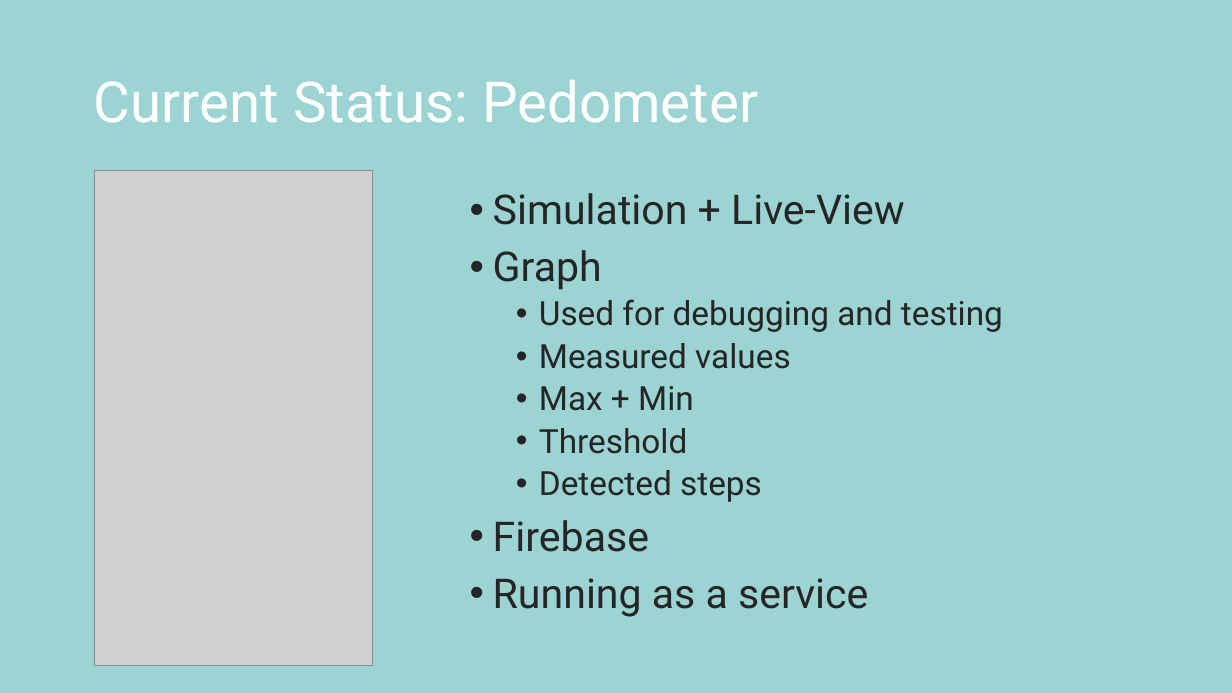
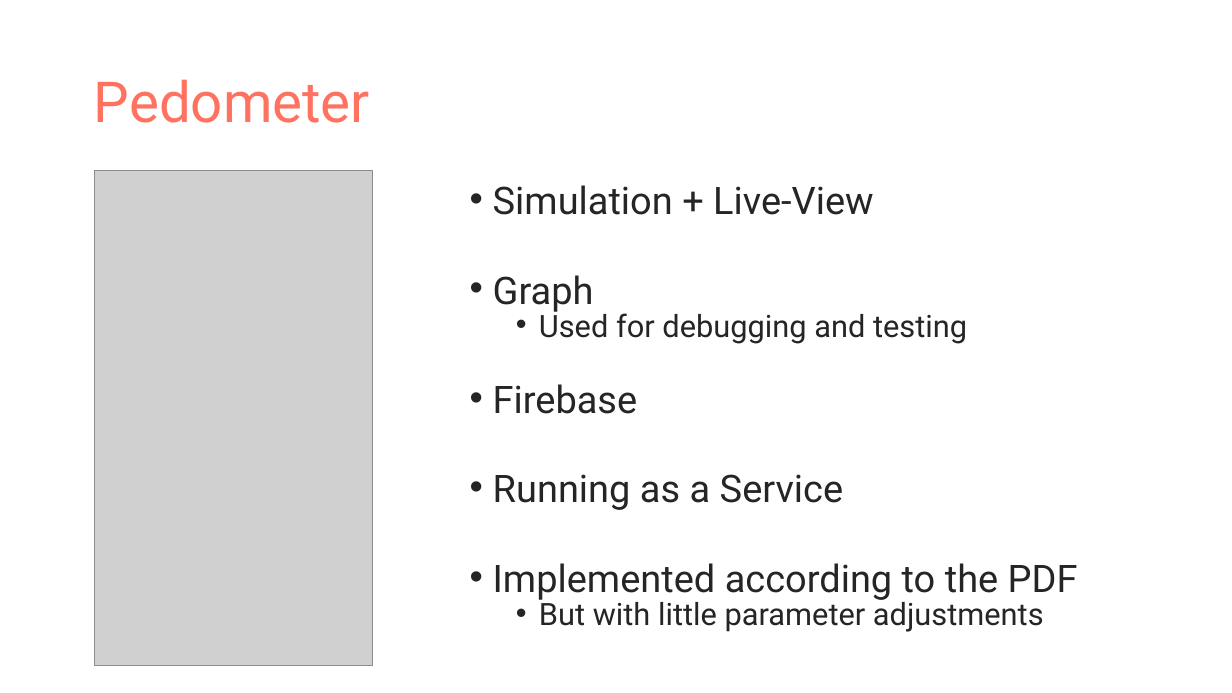
Before and after one commit to EvaJobst/MobileSports, a slide deck: slide 10 of Mountaineer.pptx (slide 12 before the commit). Drawn at 1232x693 pixels with LibreOffice and Linux fonts; fonts in the diff are those of the drawing; grey boxes stand for pictures. Boxes give left, top, right and bottom in pixels: in the first picture for what was removed or moved away, otherwise in the second. Text is boxed around its words. In the diff, an @@ line names an element or a change of style, - is before the commit and + after.

```diff
--- a/Mountaineer.pptx
+++ b/Mountaineer.pptx
@@ background #9CD3D3 to #FFFFFF @@
@@ title at box(94, 79, 370, 123): text changed; text colour #FFFFFF to #FF7260 @@
-Current Status: Pedometer
+Pedometer
@@ text at box(493, 185, 967, 414): size 32 to 29.6 pt in "Simulation + Live-View", "Graph", "Firebase"; size 26 to 24.1 pt in "Used for debugging and testing"; line spacing 0.9 to 0.7 @@
@@ text at box(539, 343, 791, 502): paragraphs removed @@
-  • Measured values
-  • Max + Min
-  • Threshold
-  • Detected steps
@@ text at box(493, 474, 1078, 632): text changed; size 32 to 29.6 pt @@
-• Running as a service
+• Running as a Service
+• Implemented according to the PDF
+  • But with little parameter adjustments
```
Also in this commit, not shown: 5 other slides changed, 3 slides added, 6 slides removed.
